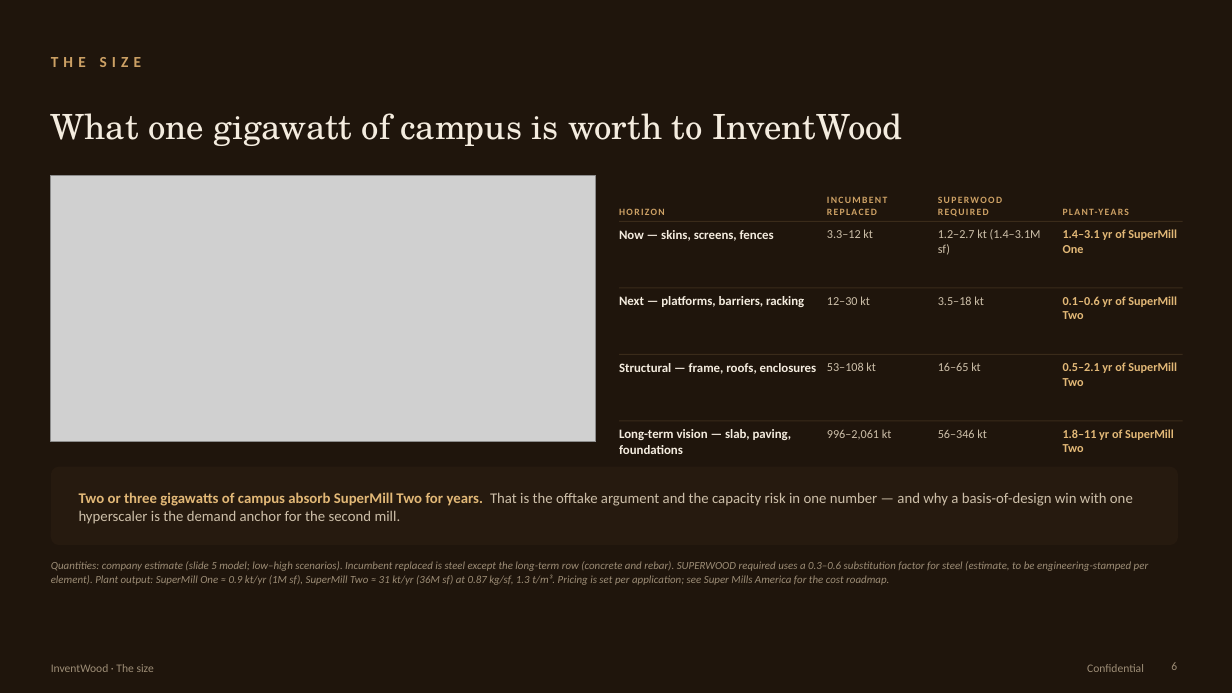
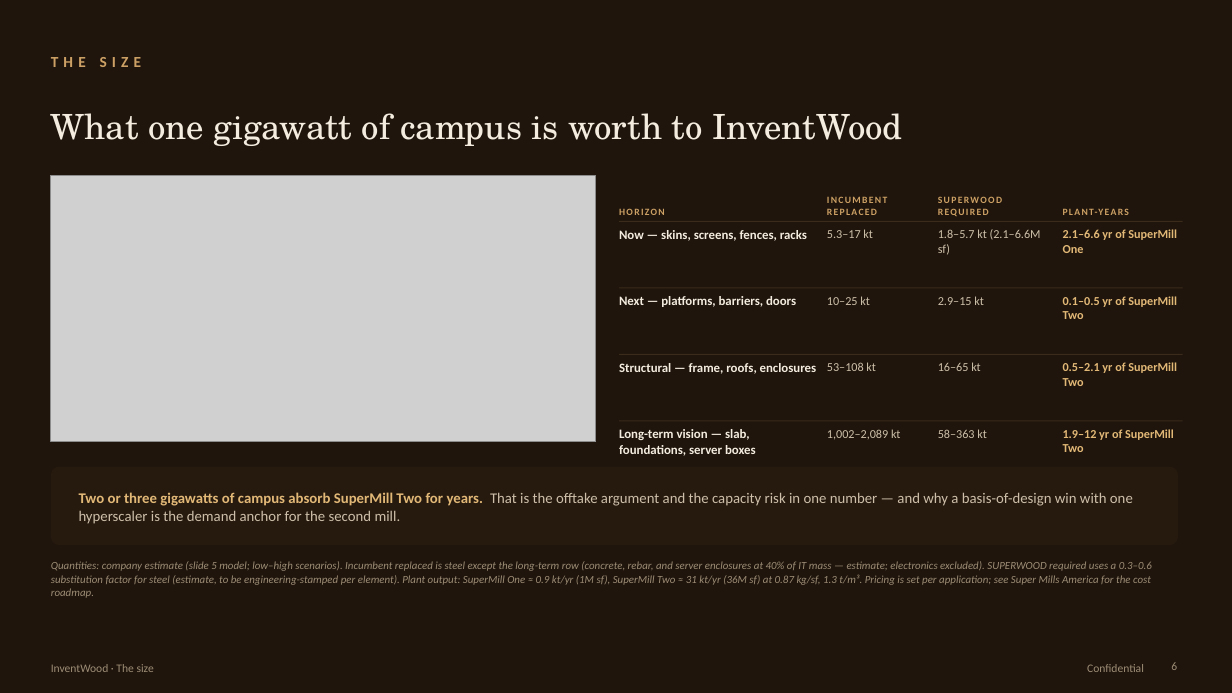
Before and after one commit to alau-hi/decks, a slide deck: slide 6 of superwood-datacenter-investor/SUPERWOOD-for-Data-Centers-Companion.pptx. Drawn at 1232x693 pixels with LibreOffice and Linux fonts; fonts in the diff are those of the drawing; grey boxes stand for pictures. Boxes give left, top, right and bottom in pixels: in the first picture for what was removed or moved away, otherwise in the second. Text is boxed around its words. In the diff, an @@ line names an element or a change of style, - is before the commit and + after.

```diff
--- a/superwood-datacenter-investor/SUPERWOOD-for-Data-Centers-Companion.pptx
+++ b/superwood-datacenter-investor/SUPERWOOD-for-Data-Centers-Companion.pptx
@@ text at bbox=[619, 230, 807, 241]: text changed @@
-Now — skins, screens, fences
+Now — skins, screens, fences, racks
@@ text at bbox=[827, 229, 873, 238]: text changed @@
-3.3–12 kt
+5.3–17 kt
@@ text at bbox=[938, 229, 1041, 255]: text changed @@
-1.2–2.7 kt (1.4–3.1M sf)
+1.8–5.7 kt (2.1–6.6M sf)
@@ text at bbox=[1063, 229, 1177, 253]: text changed @@
-1.4–3.1 yr of SuperMill One
+2.1–6.6 yr of SuperMill One
@@ text at bbox=[619, 296, 796, 307]: text changed @@
-Next — platforms, barriers, racking
+Next — platforms, barriers, doors
@@ text at bbox=[827, 296, 870, 305]: text changed @@
-12–30 kt
+10–25 kt
@@ text at bbox=[938, 296, 984, 305]: text changed @@
-3.5–18 kt
+2.9–15 kt
@@ text at bbox=[619, 429, 756, 456]: text changed @@
-Long-term vision — slab, paving, foundations
+Long-term vision — slab, foundations, server boxes
@@ text at bbox=[827, 429, 901, 439]: text changed @@
-996–2,061 kt
+1,002–2,089 kt
@@ text at bbox=[938, 429, 987, 438]: text changed @@
-56–346 kt
+58–363 kt
@@ text at bbox=[1063, 429, 1174, 452]: text changed @@
-1.8–11 yr of SuperMill Two
+1.9–12 yr of SuperMill Two
@@ text at bbox=[51, 561, 1152, 598]: text changed @@
-Quantities: company estimate (slide 5 model; low–high scenarios). Incumbent replaced is steel except the long-term row (concrete and rebar). SUPERWOOD required uses a 0.3–0.6 substitution factor for steel (estimate, to be engineering-stamped per element). Plant output: SuperMill One ≈ 0.9 kt/yr (1M sf), SuperMill Two ≈ 31 kt/yr (36M sf) at 0.87 kg/sf, 1.3 t/m³. Pricing is set per application; see Super Mills America for the cost roadmap.
+Quantities: company estimate (slide 5 model; low–high scenarios). Incumbent replaced is steel except the long-term row (concrete, rebar, and server enclosures at 40% of IT mass — estimate; electronics excluded). SUPERWOOD required uses a 0.3–0.6 substitution factor for steel (estimate, to be engineering-stamped per element). Plant output: SuperMill One ≈ 0.9 kt/yr (1M sf), SuperMill Two ≈ 31 kt/yr (36M sf) at 0.87 kg/sf, 1.3 t/m³. Pricing is set per application; see Super Mills America for the cost roadmap.
```
Also in this commit, not shown: 5 other slides changed, 17 other files.
